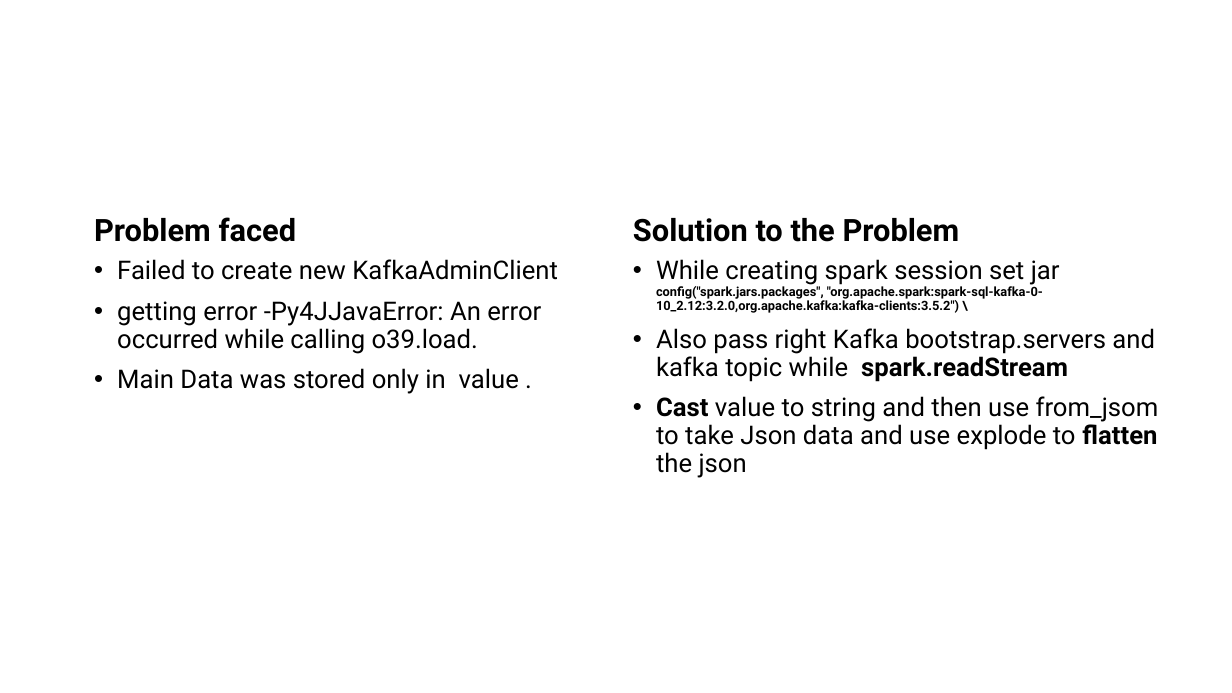
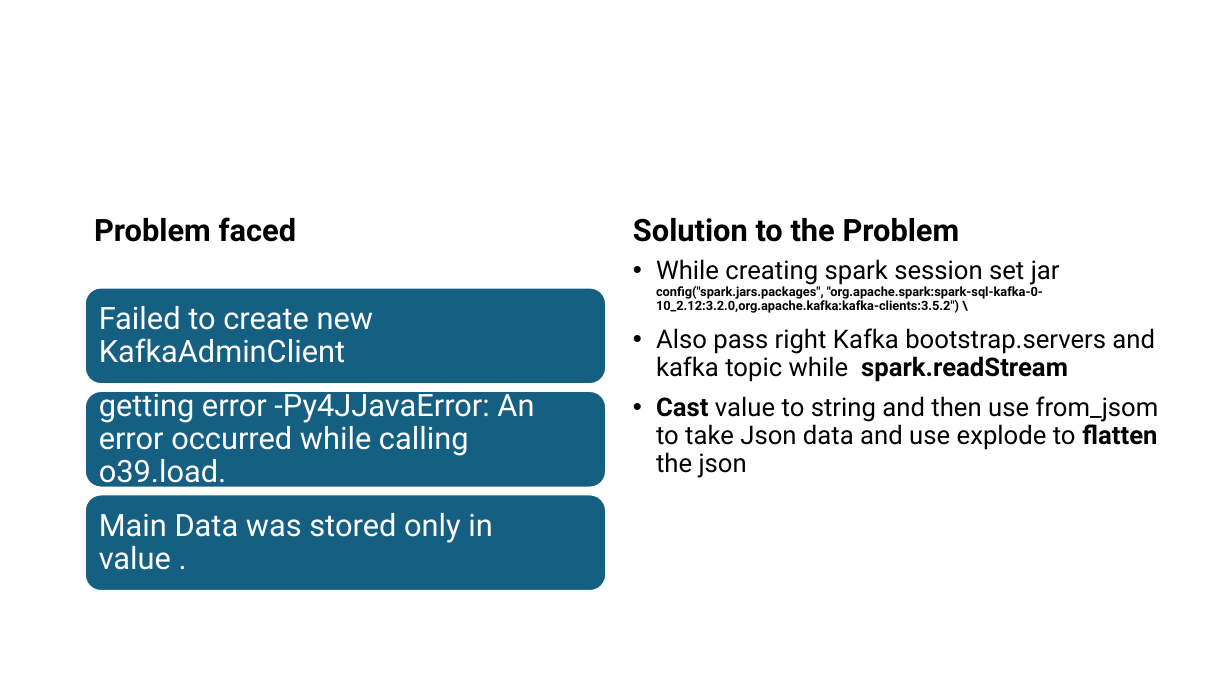
Before and after one commit to monikatyagiisc/grid-optimization-with-weather, a slide deck: slide 19 of DataEnggFinalProjectPPT.pptx (slide 7 before the commit). Drawn at 1232x693 pixels with LibreOffice and Linux fonts; fonts in the diff are those of the drawing. Boxes give left, top, right and bottom in pixels: in the first picture for what was removed or moved away, otherwise in the second. Text is boxed around its words. In the diff, an @@ line names an element or a change of style, - is before the commit and + after.

```diff
--- a/DataEnggFinalProjectPPT.pptx
+++ b/DataEnggFinalProjectPPT.pptx
@@ text at (117,259,558,280): paragraph removed @@
-• Failed to create new KafkaAdminClient
@@ text "getting error -Py4JJavaError: An error ...": place and size @@
-text "getting error -Py4JJavaError: An error ..." at (117,259,558,394)
+text "getting error -Py4JJavaError: An error ..." at (99,388,534,490)
@@ text "getting error -Py4JJavaError: An error ..." at (99,388,534,490): size 20 to 24 pt, text colour #000000 to #FFFFFF; bullet • to none; less space between paragraphs; vertical alignment top to middle @@
@@ text at (117,368,519,394): paragraph removed @@
-• Main Data was stored only in value .
@@ group added at (85,287,606,591): 3 rounded rectangles, 2 texts @@
+Failed to create new KafkaAdminClient
+Main Data was stored only in value .
```
Also in this commit, not shown: 4 other slides changed, 13 slides added.
